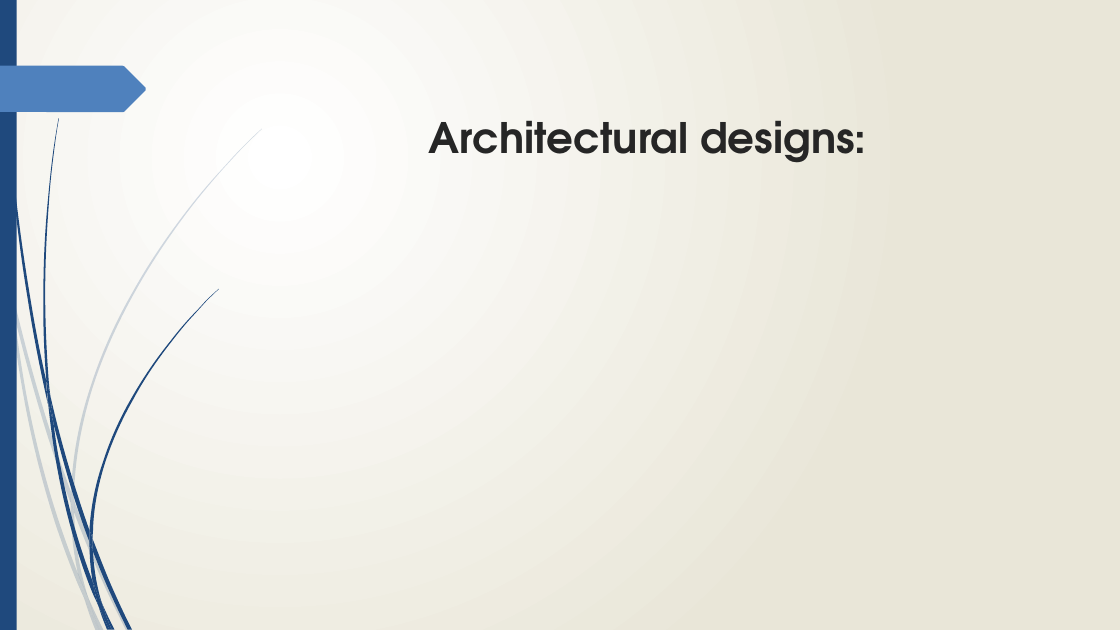
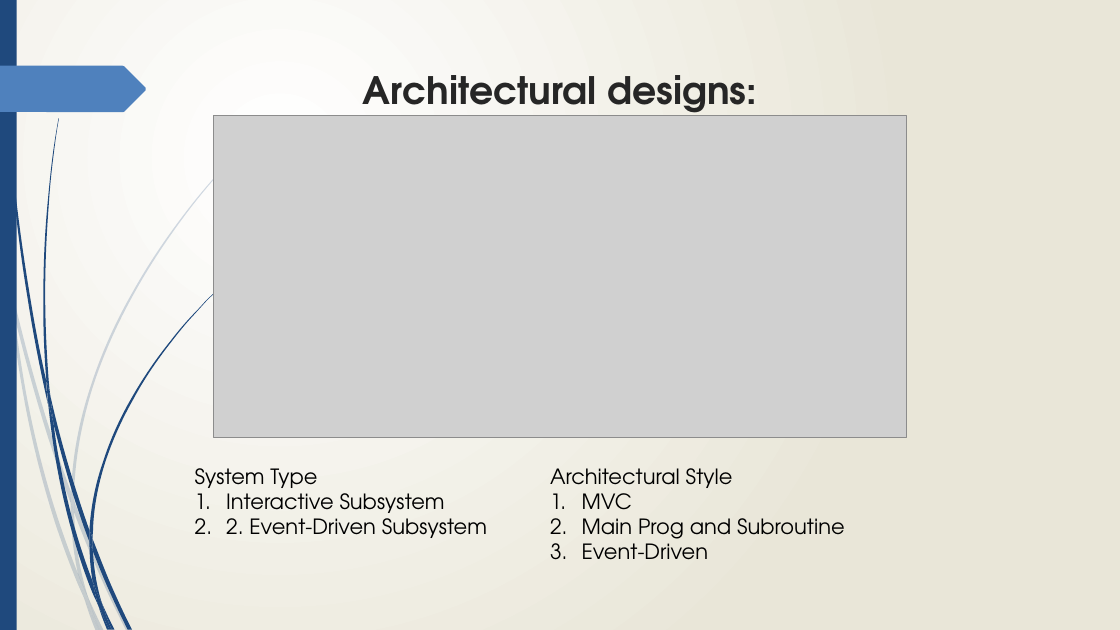
Before and after one commit to cos301-2019-se/Defendr, a slide deck: slide 3 of SRS/SlideShow2.pptx. Drawn at 1120x630 pixels with LibreOffice and Linux fonts; fonts in the diff are those of the drawing; grey boxes stand for pictures. Boxes give left, top, right and bottom in pixels: in the first picture for what was removed or moved away, otherwise in the second. Text is boxed around its words. In the diff, an @@ line names an element or a change of style, - is before the commit and + after.

```diff
--- a/SRS/SlideShow2.pptx
+++ b/SRS/SlideShow2.pptx
@@ title "Architectural designs:": place and size @@
-title "Architectural designs:" at (428,120,866,163)
+title "Architectural designs:" at (363,75,757,116)
@@ title "Architectural designs:" at (363,75,757,116): size 36 to 32.4 pt @@
@@ picture added at (213,116,907,438) @@
@@ text added at (195,468,487,538), 18 pt, text #000000 @@
+System Type
+1. Interactive Subsystem
+2. 2. Event-Driven Subsystem
@@ text added at (550,468,845,560), 18 pt, text #000000 @@
+Architectural Style
+1. MVC
+2. Main Prog and Subroutine
+3. Event-Driven
```
Also in this commit, not shown: 2 other slides changed.
